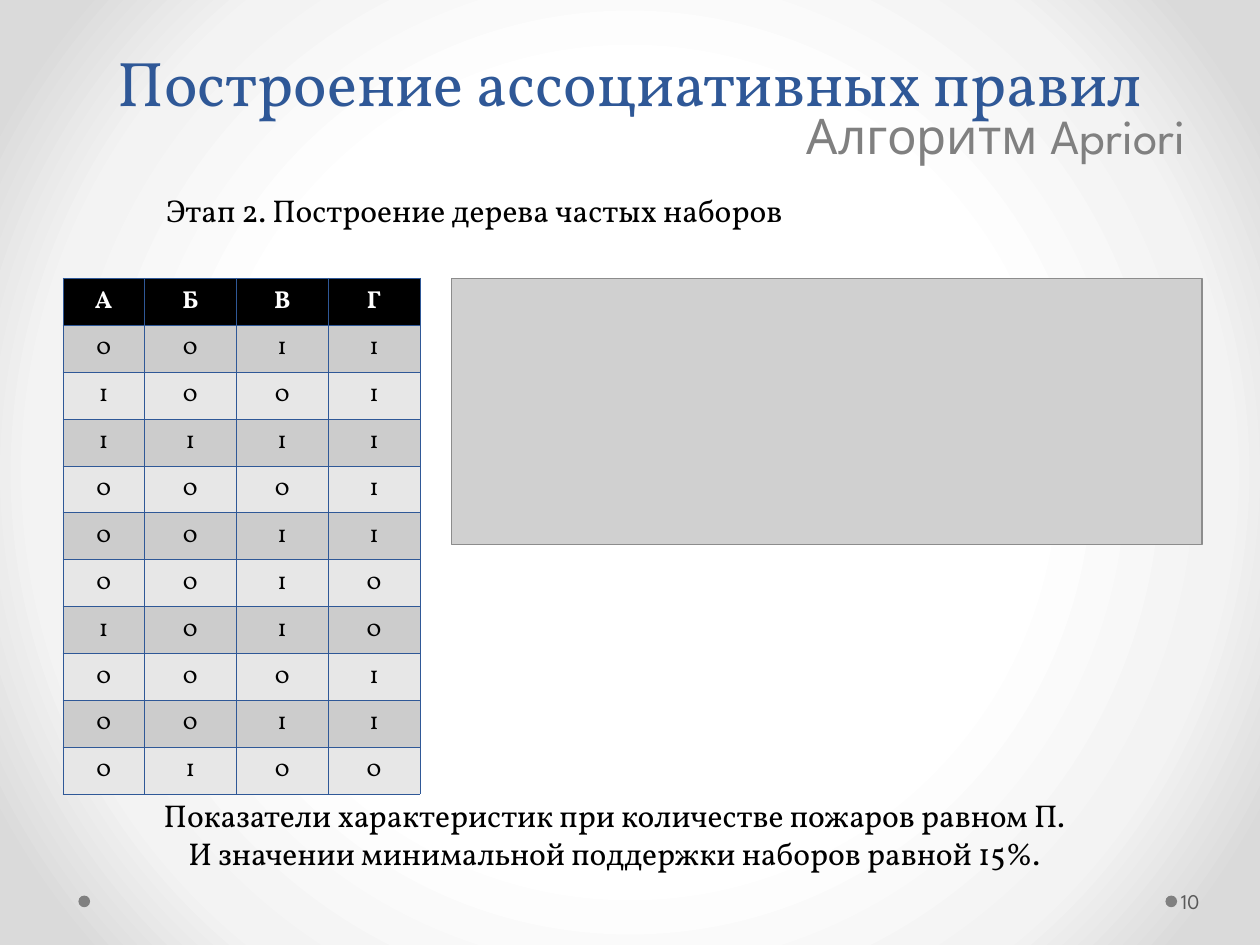
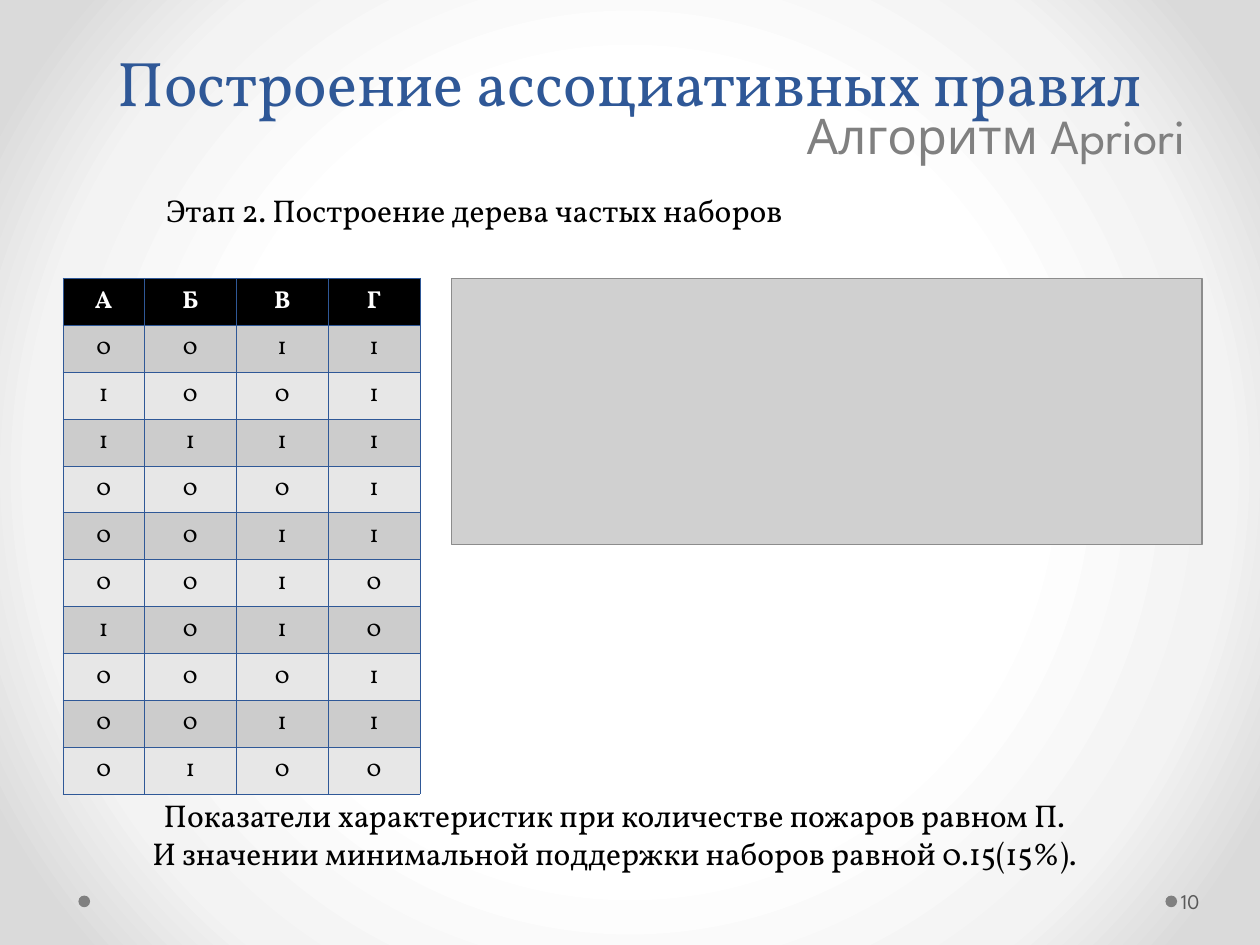
Before and after one commit to kmi9work/Fires, a slide deck: slide 10 of Apriori/my_tex/Поиск ассоциативных правил_Apriori.pptx. Drawn at 1260x945 pixels with LibreOffice and Linux fonts; fonts in the diff are those of the drawing; grey boxes stand for pictures. Boxes give left, top, right and bottom in pixels: in the first picture for what was removed or moved away, otherwise in the second. Text is boxed around its words. In the diff, an @@ line names an element or a change of style, - is before the commit and + after.

```diff
--- a/Apriori/my_tex/Поиск ассоциативных правил_Apriori.pptx
+++ b/Apriori/my_tex/Поиск ассоциативных правил_Apriori.pptx
@@ text at (152, 841, 1076, 874): text changed @@
-И значении минимальной поддержки наборов равной 15%.
+И значении минимальной поддержки наборов равной 0.15(15%).
```
Also in this commit, not shown: 3 other slides changed, 2 other files.
